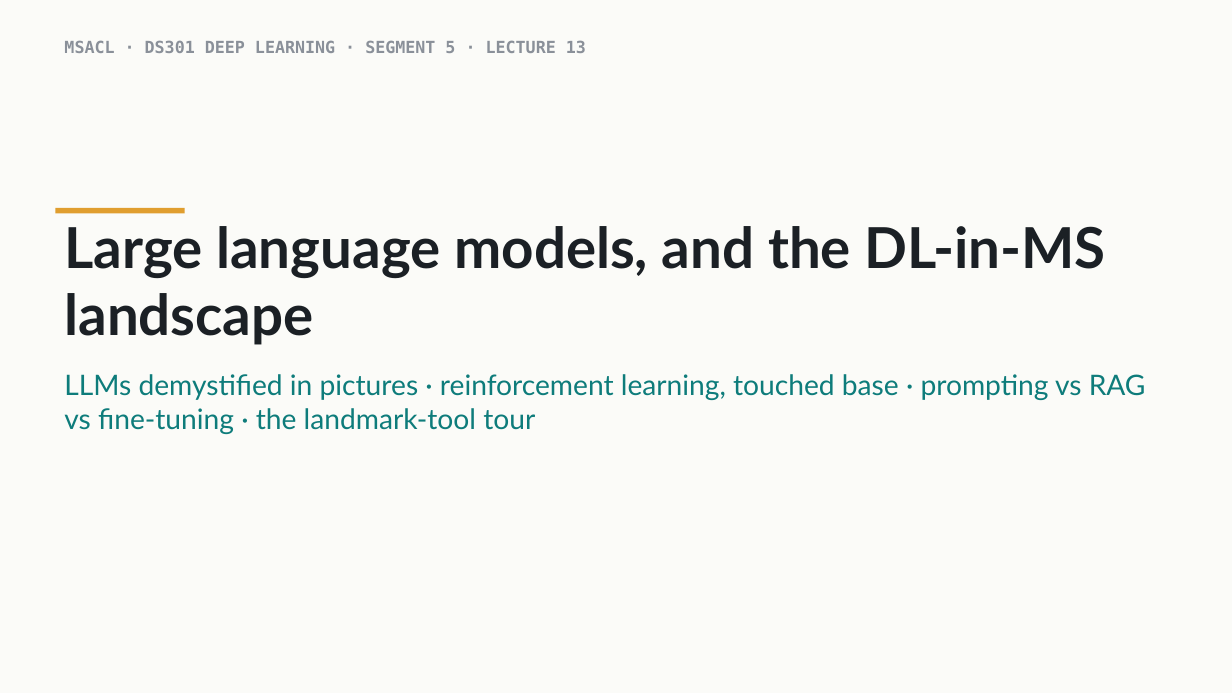
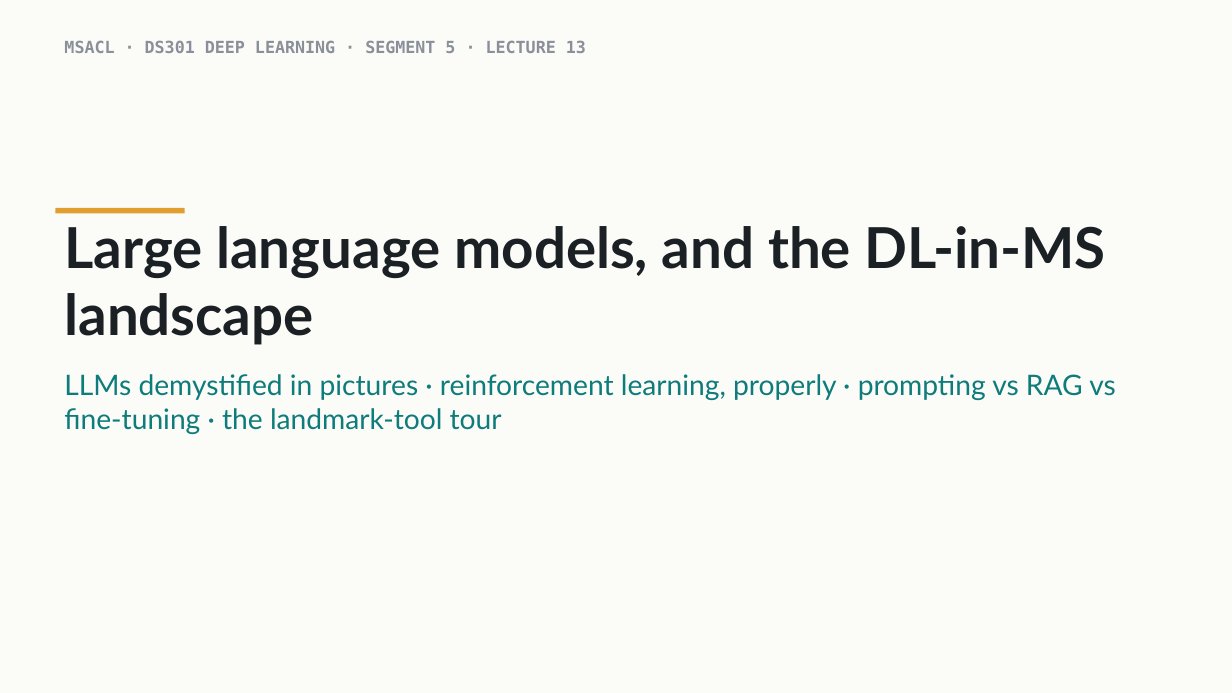
Before and after one commit to indigobio/msacl_dl_course, a slide deck: slide 1 of slides/pptx/lecture13_llms_landscape.pptx. Drawn at 1232x693 pixels with LibreOffice and Linux fonts; fonts in the diff are those of the drawing. Boxes give left, top, right and bottom in pixels: in the first picture for what was removed or moved away, otherwise in the second. Text is boxed around its words. In the diff, an @@ line names an element or a change of style, - is before the commit and + after.

```diff
--- a/slides/pptx/lecture13_llms_landscape.pptx
+++ b/slides/pptx/lecture13_llms_landscape.pptx
@@ text at (64, 374, 1115, 434): text changed @@
-LLMs demystified in pictures · reinforcement learning, touched base · prompting vs RAG vs fine-tuning · the landmark-tool tour
+LLMs demystified in pictures · reinforcement learning, properly · prompting vs RAG vs fine-tuning · the landmark-tool tour
```
Also in this commit, not shown: 11 other files.
